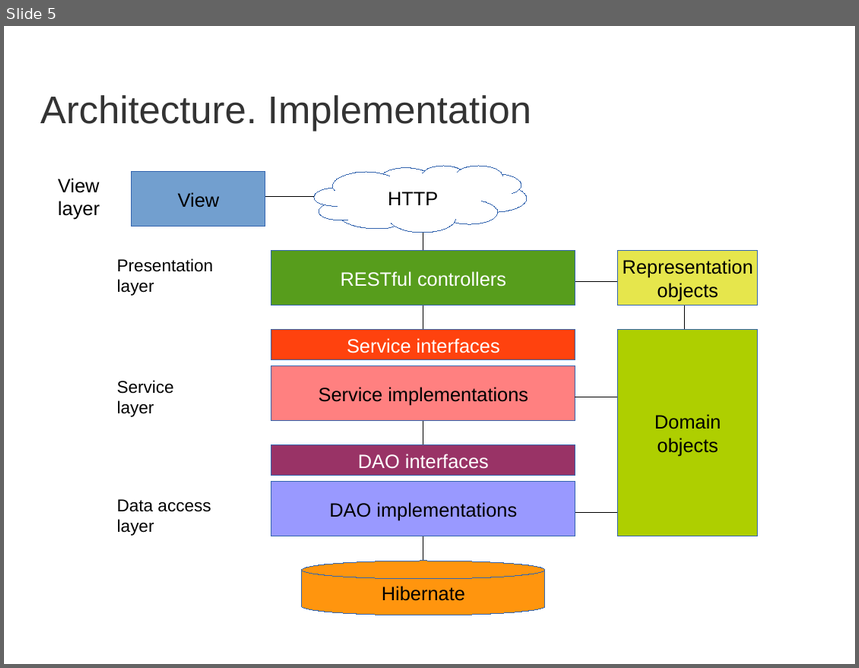
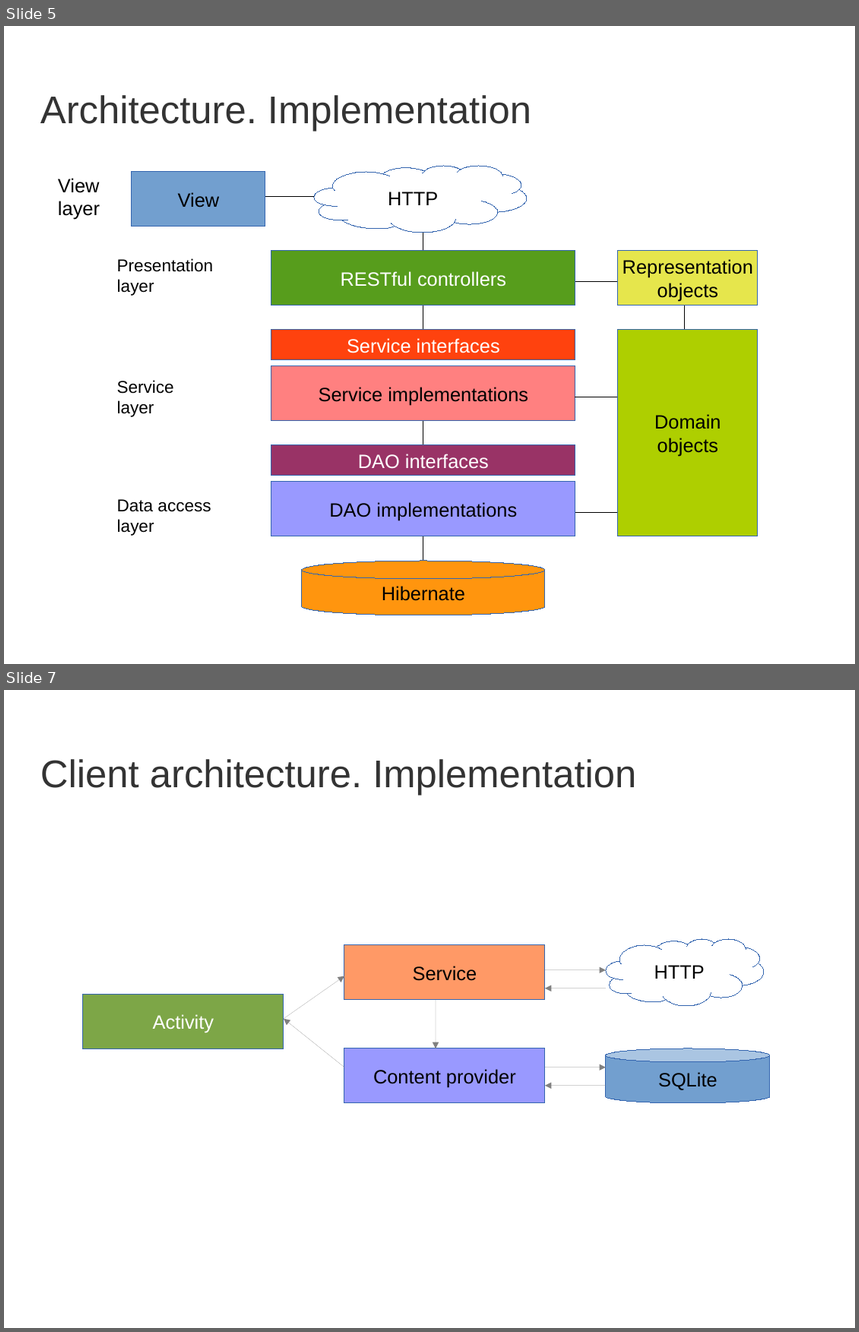
Before and after one commit to riaval/open-note, a slide deck: presentation.odp. Shown one above the other, each under a label of ours: slide 5 before the commit, slides 5 and 7 after it; the slides between them are not shown. The pictures are 859x668 and 859x1332 pixels, drawn with LibreOffice and Linux fonts; fonts in the diff are those of the drawing; background and template pictures are left out. Boxes give left, top, right and bottom in pixels: in the first picture for what was removed or moved away, otherwise in the second. Text is boxed around its words. In the diff, an @@ line names an element or a change of style, - is before the commit and + after.

```diff
--- a/presentation.odp
+++ b/presentation.odp
@@ slide 7 added at box(4, 690, 855, 1328), background picture (left out) @@
@@ title added at box(40, 759, 636, 795), 36 pt, text #333333 @@
+Client architecture. Implementation
@@ freeform shape added at box(607, 939, 765, 1007), fill #FFFFFF, outline #3465AF 0 pt, 18 pt, text #000000 @@
+HTTP
@@ rectangle added at box(344, 945, 545, 1001), fill #FF9966, outline #3465AF 0 pt, 18 pt, text #000000 @@
+Service
@@ arrow added from (284, 1019) to (344, 977), #808080 0 pt @@
@@ arrow added from (545, 970) to (607, 970), #808080 0 pt @@
@@ rectangle added at box(83, 994, 284, 1049), fill #7DA647, outline #3465AF 0 pt, 18 pt, text #FFFFFF @@
+Activity
@@ arrow added from (436, 1001) to (436, 1049), #808080 0 pt @@
@@ arrow added from (607, 988) to (545, 988), #808080 0 pt @@
@@ arrow added from (344, 1068) to (284, 1019), #808080 0 pt @@
@@ rectangle added at box(344, 1049, 545, 1104), fill #9999FF, outline #3465AF 0 pt, 18 pt, text #000000 @@
+Content provider
@@ cylinder added at box(607, 1049, 771, 1104), fill #729FCF, outline #3465AF 0 pt, 18 pt, text #000000 @@
+SQLite
@@ arrow added from (545, 1068) to (607, 1068), #808080 0 pt @@
@@ arrow added from (607, 1085) to (545, 1085), #808080 0 pt @@
```
Also in this commit, not shown: 1 other slide added, 8 other files.
